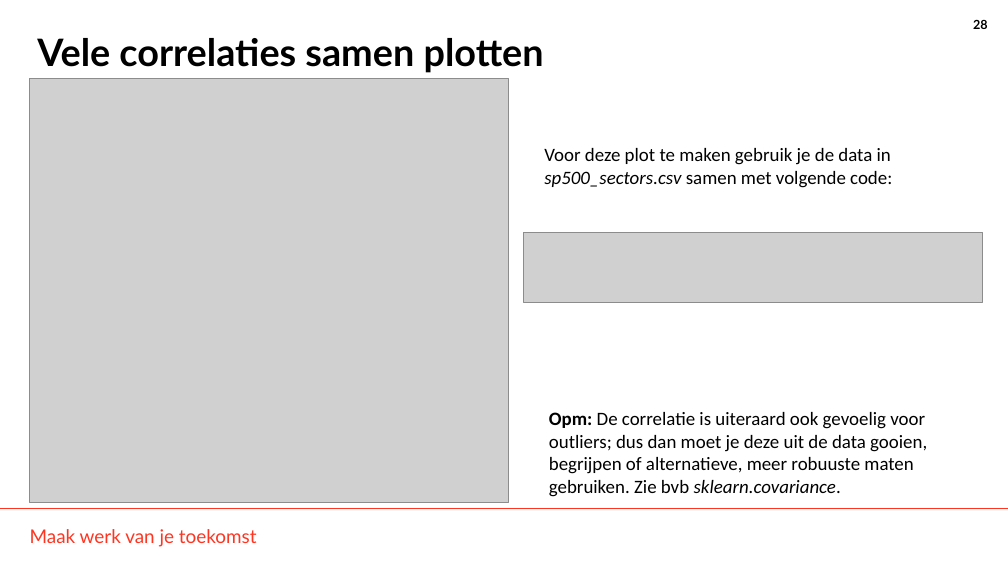
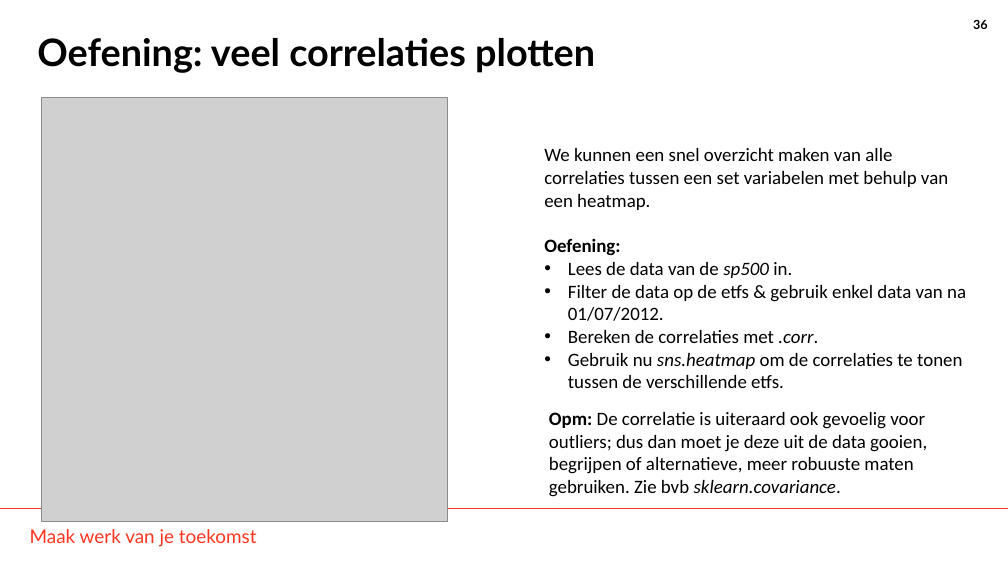
Before and after one commit to THellemans/data-science-syntra-ab, a slide deck: slide 36 of 06 statistiek/04 Numerieke data verdelingen verkennen/04 Numerieke data verdelingen verkennen.pptx (slide 28 before the commit). Drawn at 1008x567 pixels with LibreOffice and Linux fonts; fonts in the diff are those of the drawing; grey boxes stand for pictures; background and template pictures are left out. Boxes give left, top, right and bottom in pixels: in the first picture for what was removed or moved away, otherwise in the second. Text is boxed around its words. In the diff, an @@ line names an element or a change of style, - is before the commit and + after.

Commit message:
lecture 23/05/2023

```diff
--- a/06 statistiek/04 Numerieke data verdelingen verkennen/04 Numerieke data verdelingen verkennen.pptx
+++ b/06 statistiek/04 Numerieke data verdelingen verkennen/04 Numerieke data verdelingen verkennen.pptx
@@ page number at <box>973,20,988,29</box>: text changed @@
-28
+36
@@ title at <box>37,38,595,73</box>: text changed @@
-Vele correlaties samen plotten
+Oefening: veel correlaties plotten
@@ picture: place and size @@
-picture at <box>29,78,508,502</box>
+picture at <box>42,98,448,522</box>
@@ text at <box>544,148,966,388</box>: text changed @@
-Voor deze plot te maken gebruik je de data in sp500_sectors.csv samen met volgende code:
+We kunnen een snel overzicht maken van alle correlaties tussen een set variabelen met behulp van een heatmap.
+Oefening:
+• Lees de data van de sp500 in.
+• Filter de data op de etfs & gebruik enkel data van na 01/07/2012.
+• Bereken de correlaties met .corr.
+• Gebruik nu sns.heatmap om de correlaties te tonen tussen de verschillende etfs.
@@ picture removed at <box>523,232,983,302</box> @@
```
Also in this commit, not shown: 5 other slides changed, 8 slides added, 1 slide removed, 34 other files.
